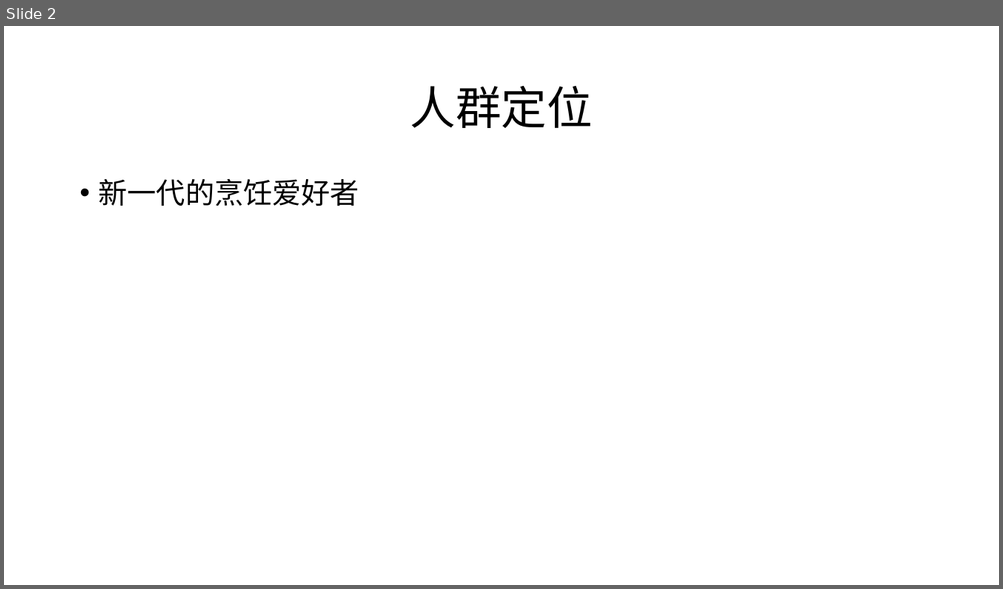
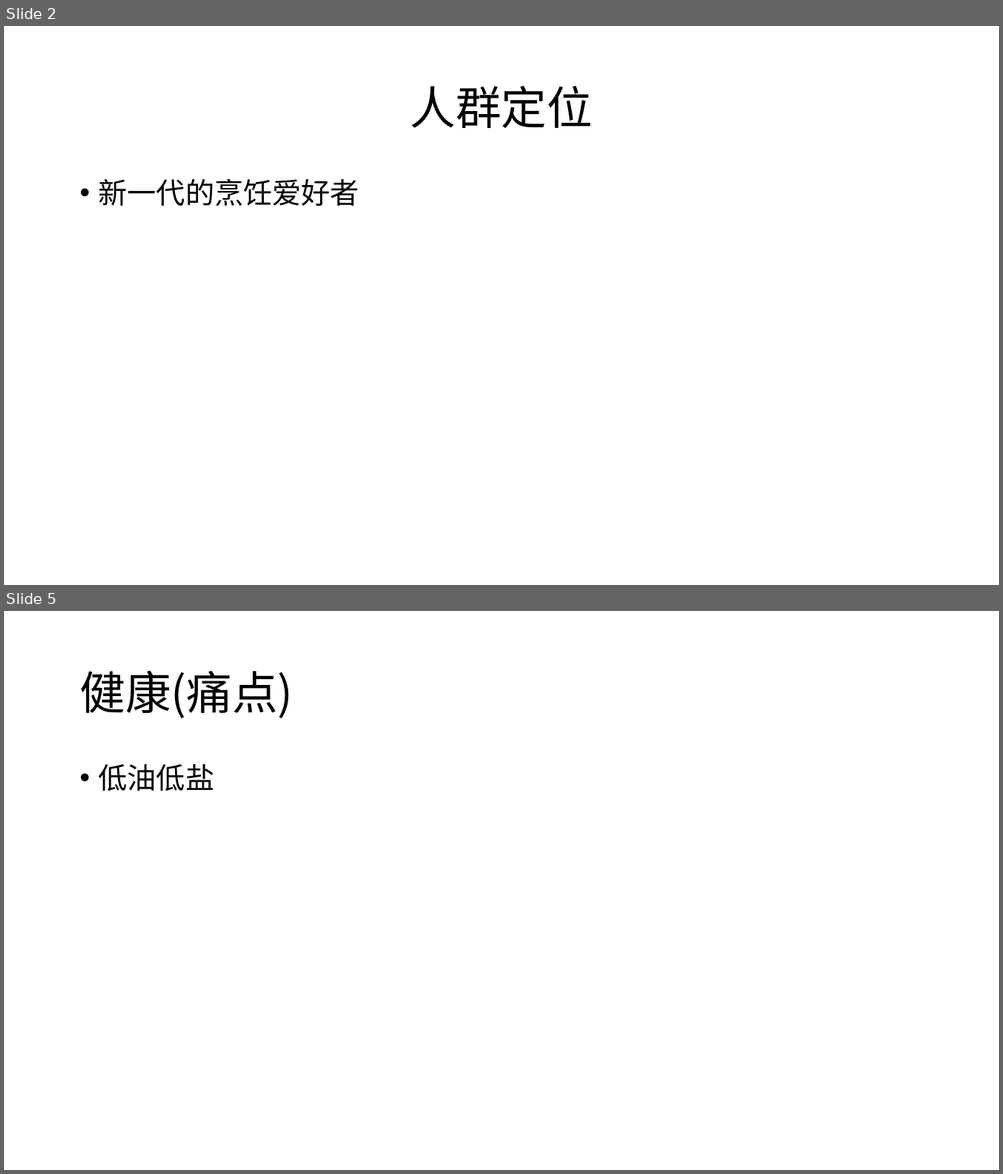
Before and after one commit to SauceX/SauceX-Doc, a slide deck: PPT/臻美味.pptx. Shown one above the other, each under a label of ours: slide 2 before the commit, slides 2 and 5 after it; the slides between them are not shown. The pictures are 1003x589 and 1003x1174 pixels, drawn with LibreOffice and Linux fonts; fonts in the diff are those of the drawing. Boxes give left, top, right and bottom in pixels: in the first picture for what was removed or moved away, otherwise in the second. Text is boxed around its words. In the diff, an @@ line names an element or a change of style, - is before the commit and + after.

```diff
--- a/PPT/臻美味.pptx
+++ b/PPT/臻美味.pptx
@@ slide 5 added at [4, 611, 999, 1170], background #FFFFFF @@
@@ title added at [79, 671, 293, 718], 44 pt, text #000000 @@
+健康(痛点)
@@ text added at [99, 764, 215, 791], 28 pt, text #000000 @@
+• 低油低盐
```
Also in this commit, not shown: 5 other slides added.
